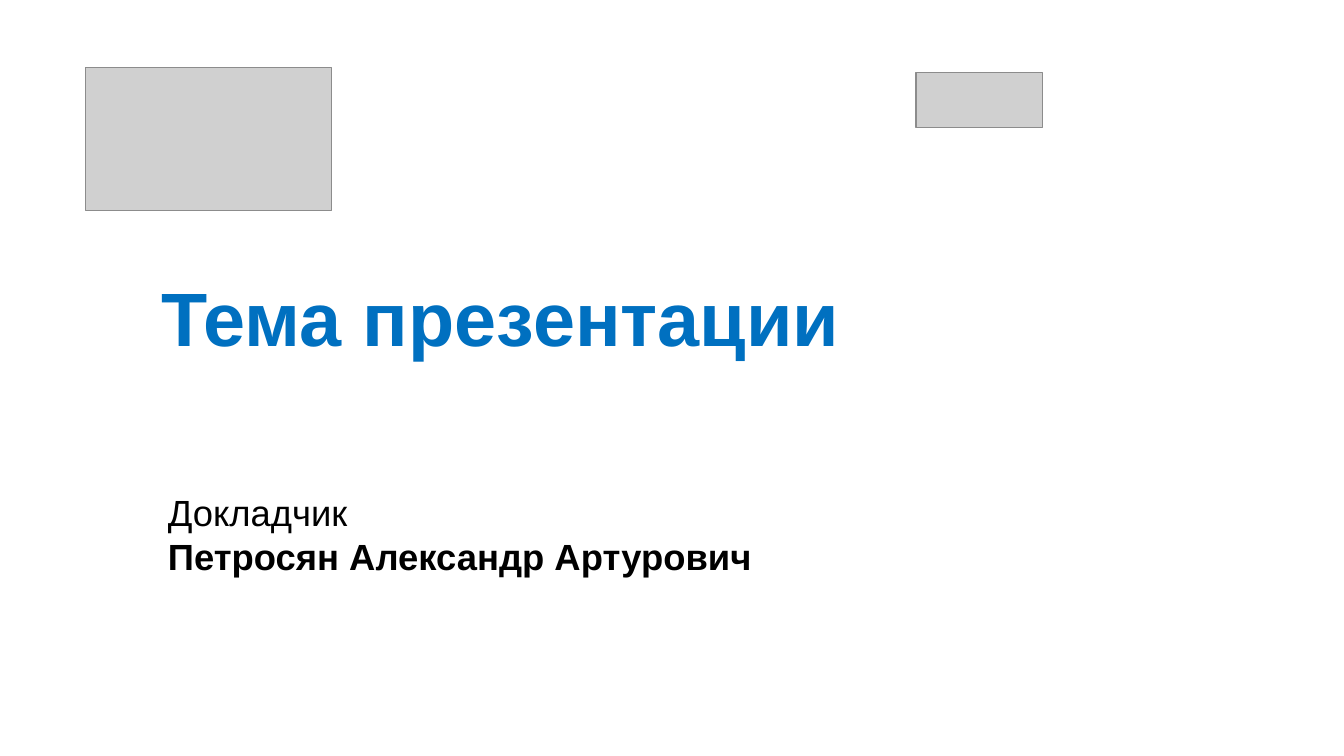
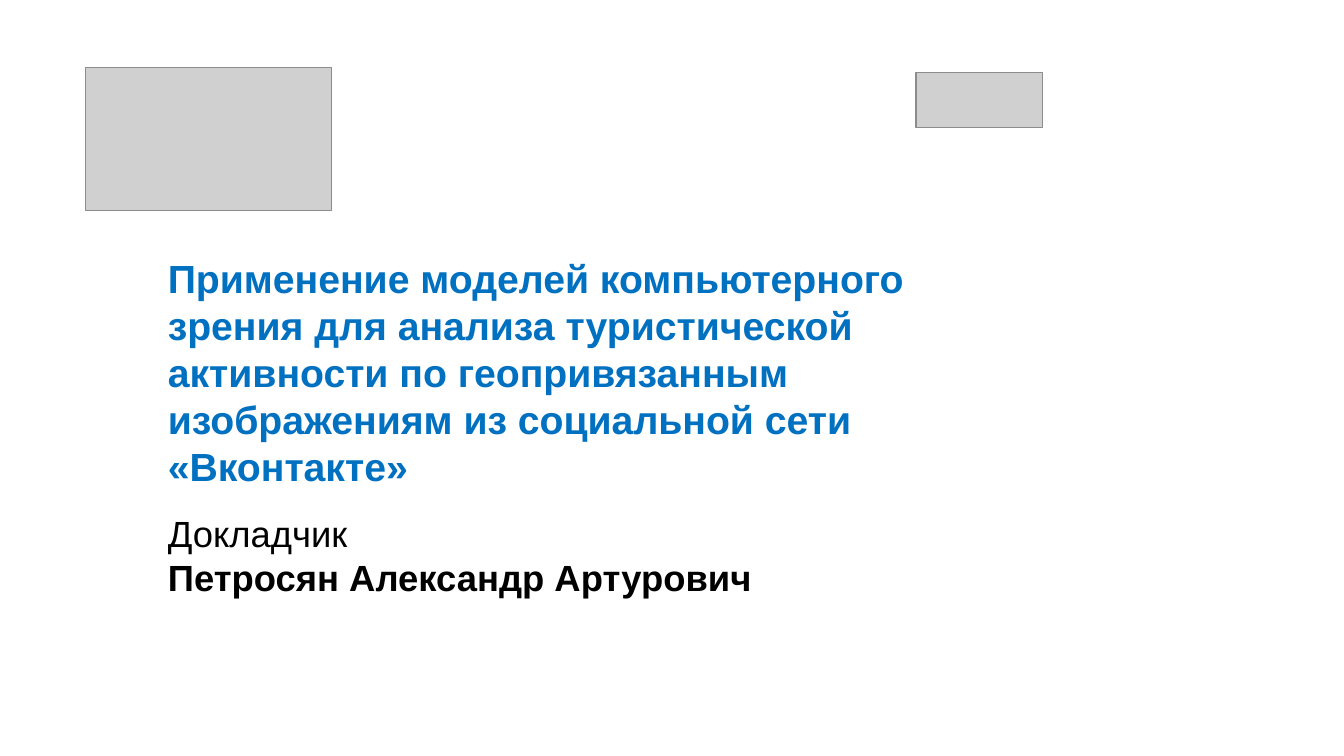
Before and after one commit to modernpacifist/magistracy-diploma, a slide deck: slide 1 of preza/preza.pptx. Drawn at 1344x756 pixels with LibreOffice and Linux fonts; fonts in the diff are those of the drawing; grey boxes stand for pictures; background and template pictures are left out. Boxes give left, top, right and bottom in pixels: in the first picture for what was removed or moved away, otherwise in the second. Text is boxed around its words. In the diff, an @@ line names an element or a change of style, - is before the commit and + after.

```diff
--- a/preza/preza.pptx
+++ b/preza/preza.pptx
@@ text at (x1=168, y1=263, x2=904, y2=482): text changed; size 54 to 28 pt @@
-Тема презентации
+Применение моделей компьютерного зрения для анализа туристической активности по геопривязанным изображениям из социальной сети «Вконтакте»
@@ text "Докладчик" moved from (x1=168, y1=501, x2=751, y2=577) to (x1=168, y1=522, x2=751, y2=599) @@
```
Also in this commit, not shown: 3 slides added, 1 slide removed, 3 other files.
